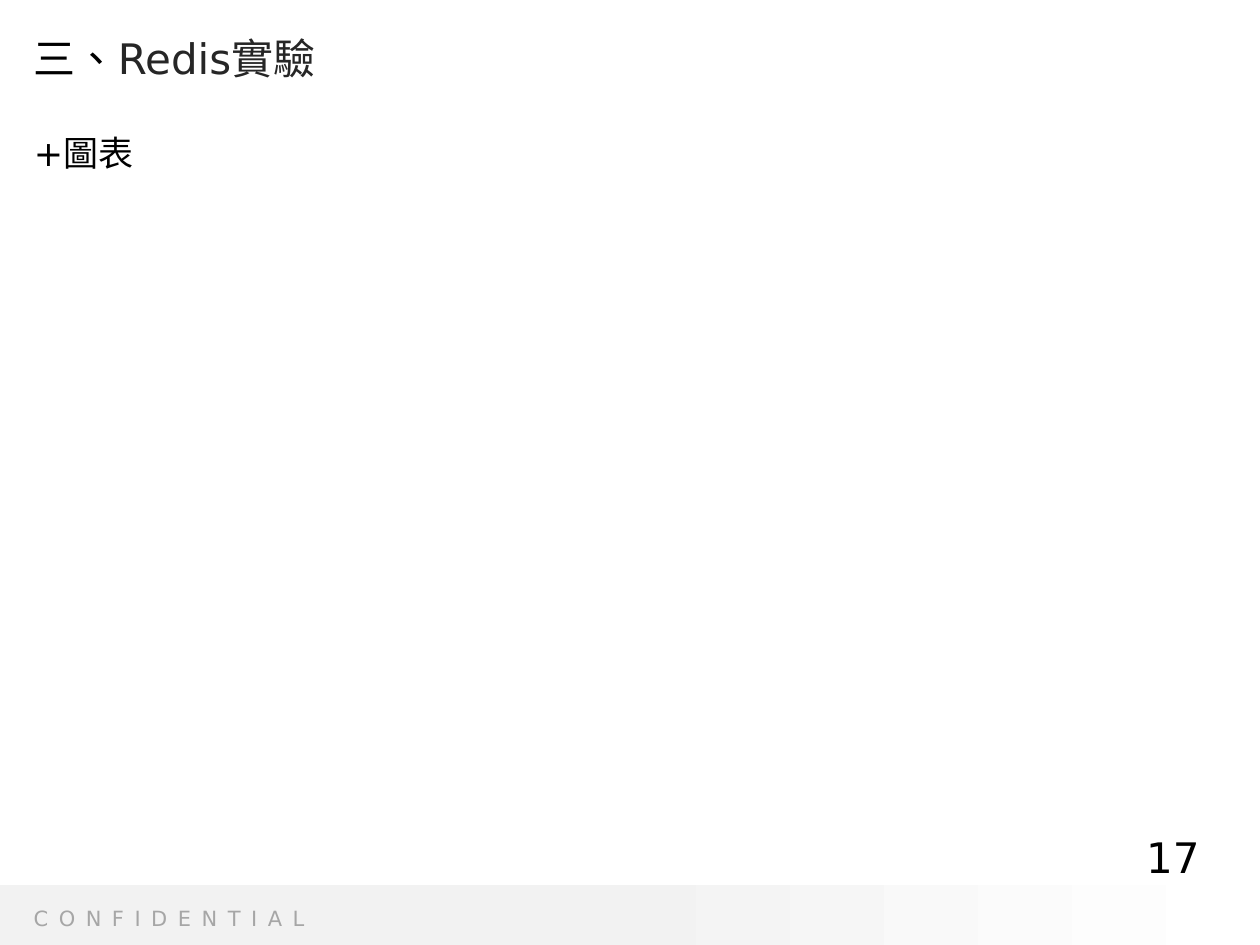
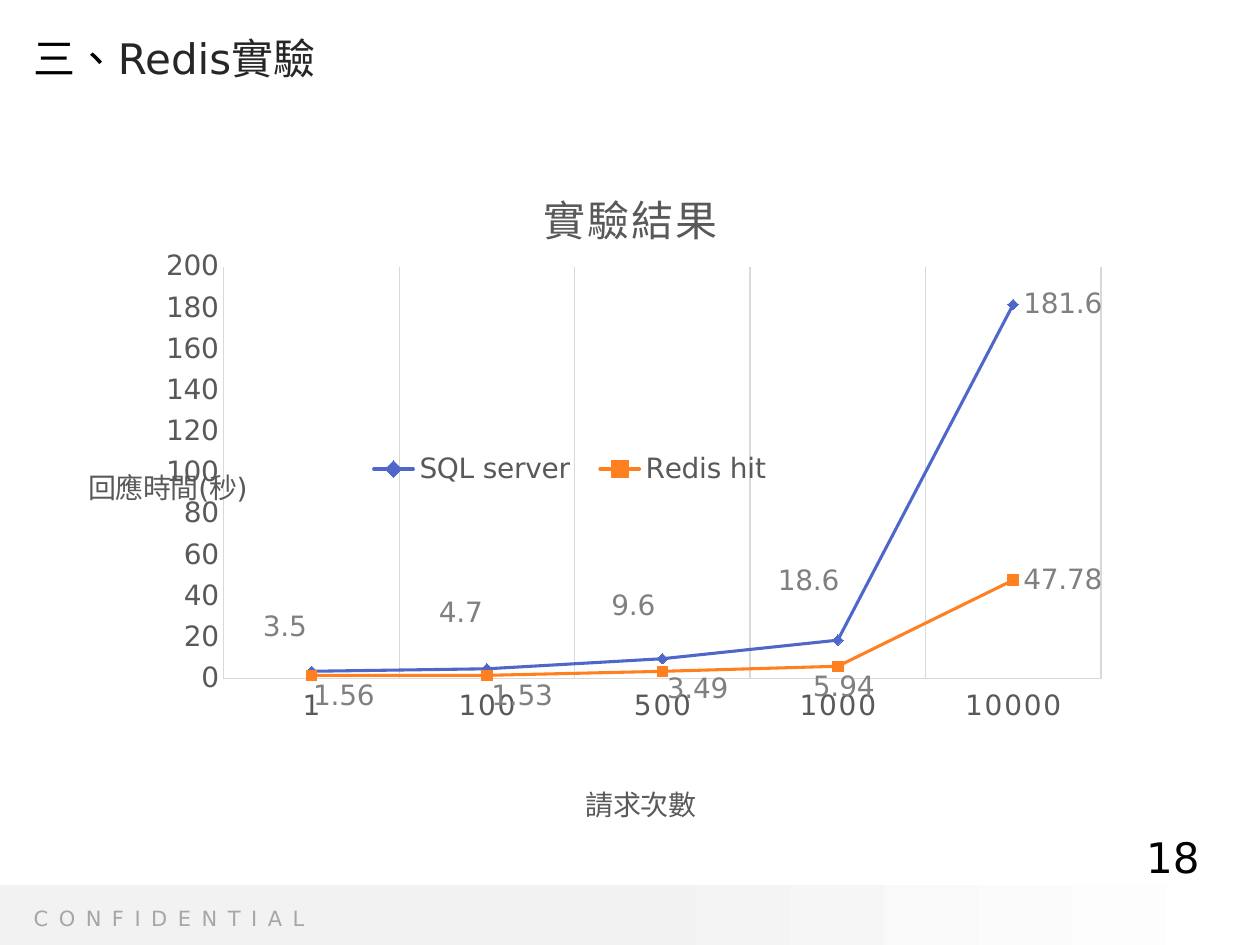
Before and after one commit to Radigogogo/redis, a slide deck: slide 18 of D69 Tech Sharing - Redis_v.2.pptx (slide 17 before the commit). Drawn at 1260x945 pixels with LibreOffice and Linux fonts; fonts in the diff are those of the drawing; background and template pictures are left out. Boxes give left, top, right and bottom in pixels: in the first picture for what was removed or moved away, otherwise in the second. Text is boxed around its words. In the diff, an @@ line names an element or a change of style, - is before the commit and + after.

```diff
--- a/D69 Tech Sharing - Redis_v.2.pptx
+++ b/D69 Tech Sharing - Redis_v.2.pptx
@@ text removed at (34, 138, 133, 169) @@
-+圖表
@@ line chart added at (84, 135, 1137, 888) @@
+title "實驗結果 "
+categories: 1, 100, 500, 1000, 10000
+SQL server: 3.5, 4.7, 9.6, 18.6, 181.6
+Redis hit: 1.56, 1.53, 3.49, 5.94, 47.78
@@ page number at (1146, 841, 1199, 874): text changed @@
-17
+18
```
Also in this commit, not shown: 7 other slides changed, 3 slides added, 1 slide removed.
